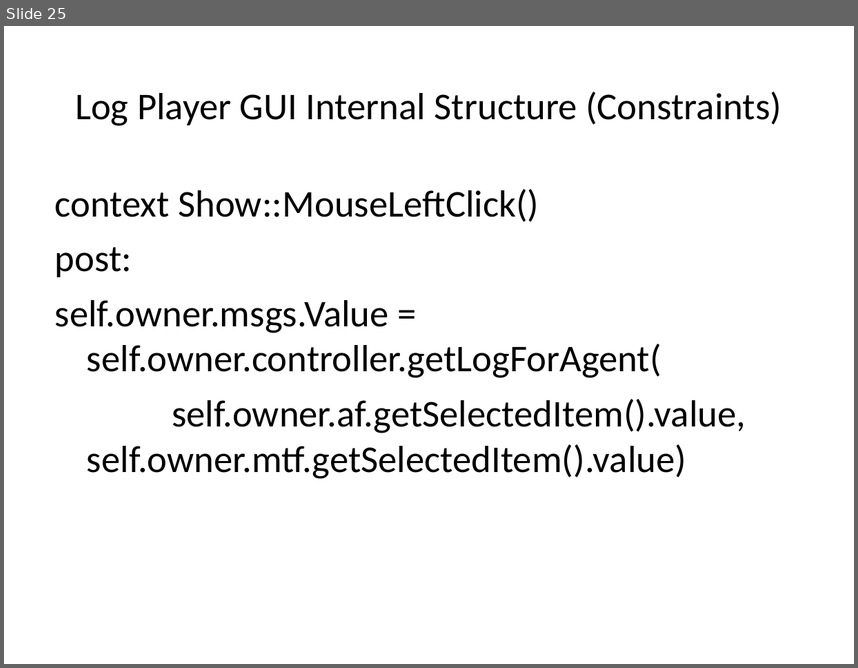
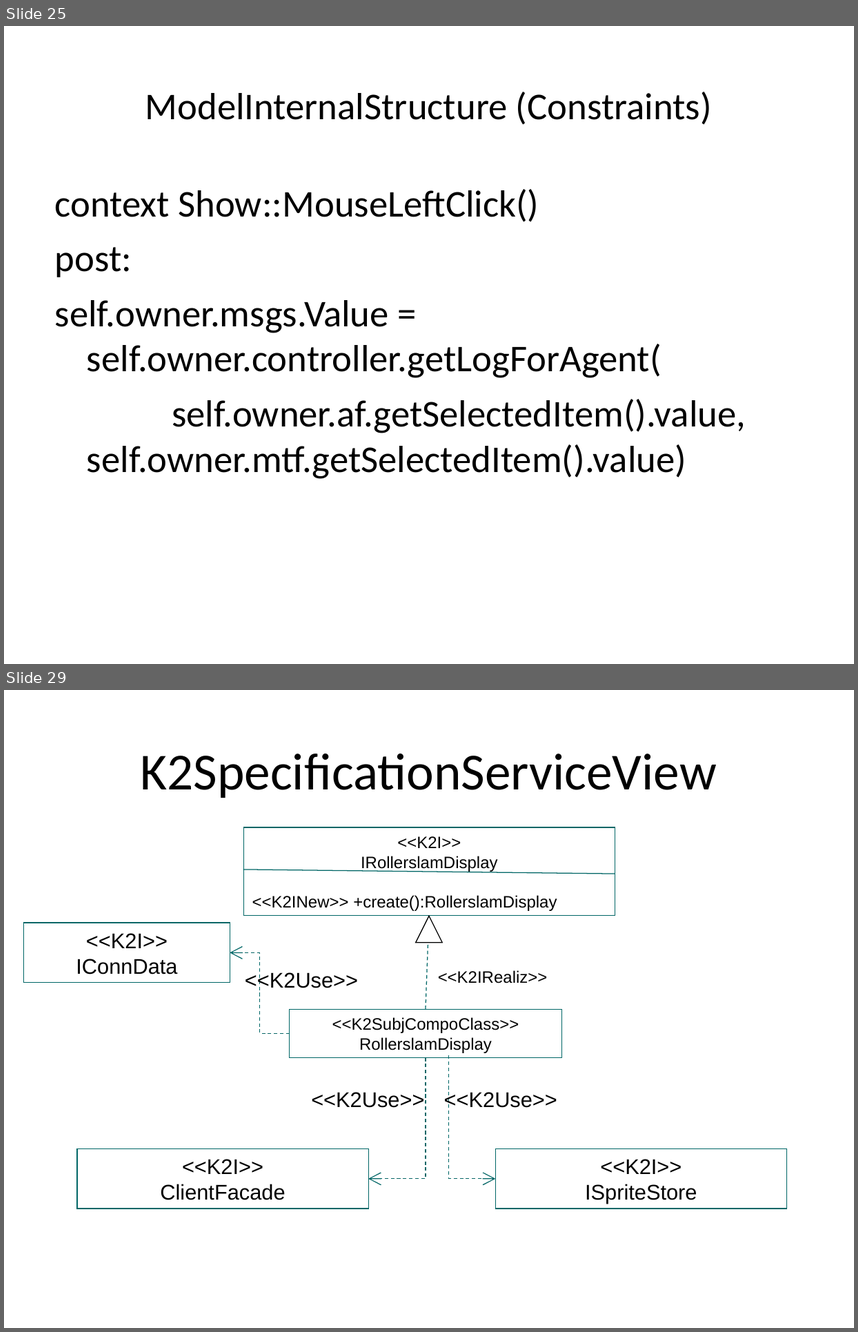
Before and after one commit to krishprince/rollerslam, a slide deck: docs/GUI/GUIModels.ppt. Shown one above the other, each under a label of ours: slide 25 before the commit, slides 25 and 29 after it; the slides between them are not shown. The pictures are 858x668 and 858x1332 pixels, drawn with LibreOffice and Linux fonts; fonts in the diff are those of the drawing. Boxes give left, top, right and bottom in pixels: in the first picture for what was removed or moved away, otherwise in the second. Text is boxed around its words. In the diff, an @@ line names an element or a change of style, - is before the commit and + after.

```diff
--- a/docs/GUI/GUIModels.ppt
+++ b/docs/GUI/GUIModels.ppt
@@ slide 29 added at [4,690,854,1328], background #FFFFFF @@
@@ title added at [141,753,717,798], 44 pt, text #000000 @@
+K2SpecificationServiceView
@@ rectangle added at [243,828,615,916], outline #006666 0.74 pt, 14 pt, text #000000 @@
+<<K2I>>
+IRollerslamDisplay
+<<K2INew>> +create():RollerslamDisplay
@@ line added from (243, 869) to (615, 874), #006666 0.74 pt @@
@@ triangle added at [415,916,441,943], fill #FFFFFF, outline #000000 0.74 pt @@
@@ arrow added from (426, 1009) to (429, 916), #006666 0.74 pt dashed @@
@@ rectangle added at [23,923,229,983], outline #006666 0.74 pt, 18 pt, text #000000 @@
+<<K2I>>
+IConnData
@@ elbow arrow added from (290, 1034) to (230, 953), #006666 0.74 pt dashed @@
@@ text added at [245,971,358,990], 18 pt, text #000000 @@
+<<K2Use>>
@@ text added at [438,970,548,983], 14 pt, text #000000 @@
+<<K2IRealiz>>
@@ rectangle added at [290,1009,562,1057], outline #006666 0.74 pt, 14 pt, text #000000 @@
+<<K2SubjCompoClass>>
+RollerslamDisplay
@@ elbow arrow added from (426, 1057) to (369, 1179), #006666 0.74 pt dashed @@
@@ elbow arrow added from (448, 1056) to (495, 1179), #006666 0.74 pt dashed @@
@@ text added at [311,1092,424,1107], 18 pt, text #000000 @@
+<<K2Use>>
@@ text added at [444,1092,557,1111], 18 pt, text #000000 @@
+<<K2Use>>
@@ rectangle added at [77,1148,369,1208], outline #006666 0.74 pt, 18 pt, text #000000 @@
+<<K2I>>
+ClientFacade
@@ rectangle added at [495,1148,787,1208], outline #006666 0.74 pt, 18 pt, text #000000 @@
+<<K2I>>
+ISpriteStore
@@ slide 25 changed as well @@
@@ title at [145,92,712,125]: text changed @@
-Log Player GUI Internal Structure (Constraints)
+ModelInternalStructure (Constraints)
```
Also in this commit, not shown: 18 other slides changed, 21 other slides added.
